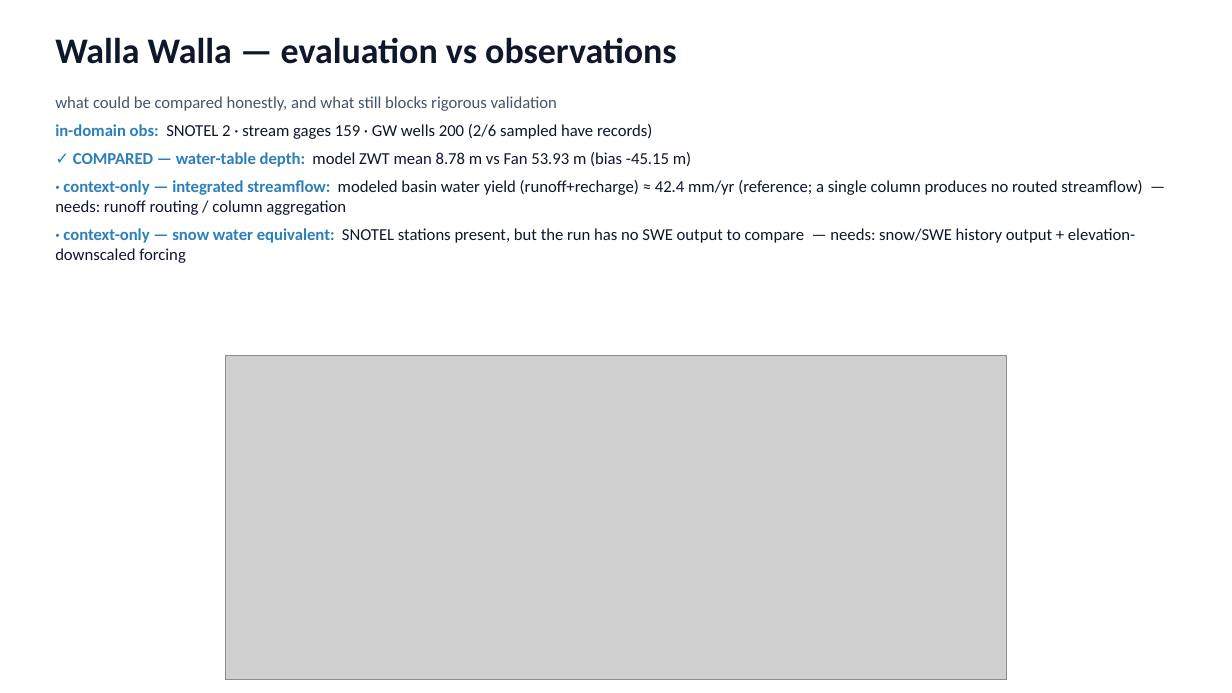
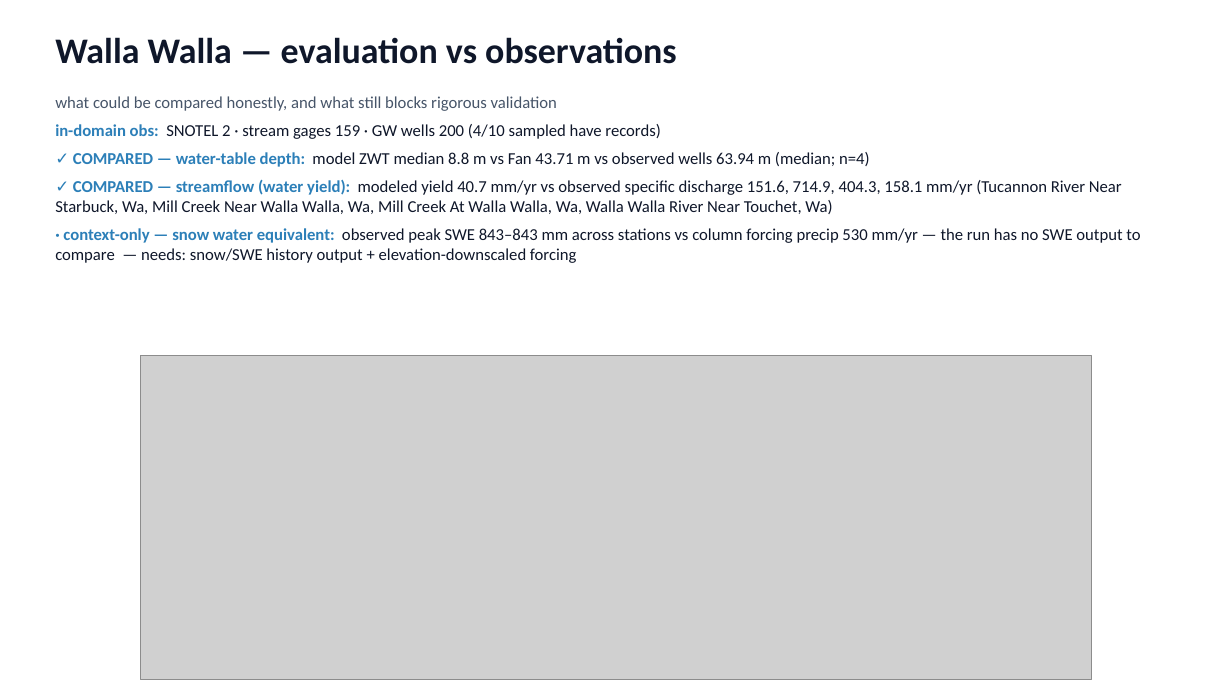
Before and after one commit to hoangtv1899/multi-agent-framework, a slide deck: slide 18 of docs/slides/story_20260702.pptx. Drawn at 1232x693 pixels with LibreOffice and Linux fonts; fonts in the diff are those of the drawing; grey boxes stand for pictures. Boxes give left, top, right and bottom in pixels: in the first picture for what was removed or moved away, otherwise in the second. Text is boxed around its words. In the diff, an @@ line names an element or a change of style, - is before the commit and + after.

```diff
--- a/docs/slides/story_20260702.pptx
+++ b/docs/slides/story_20260702.pptx
@@ text at [55, 124, 1140, 263]: text changed @@
-in-domain obs: SNOTEL 2 · stream gages 159 · GW wells 200 (2/6 sampled have records)
-✓ COMPARED — water-table depth: model ZWT mean 8.78 m vs Fan 53.93 m (bias -45.15 m)
-· context-only — integrated streamflow: modeled basin water yield (runoff+recharge) ≈ 42.4 mm/yr (reference; a single column produces no routed streamflow) — needs: runoff routing / column aggregation
-· context-only — snow water equivalent: SNOTEL stations present, but the run has no SWE output to compare — needs: snow/SWE history output + elevation-downscaled forcing
+in-domain obs: SNOTEL 2 · stream gages 159 · GW wells 200 (4/10 sampled have records)
+✓ COMPARED — water-table depth: model ZWT median 8.8 m vs Fan 43.71 m vs observed wells 63.94 m (median; n=4)
+✓ COMPARED — streamflow (water yield): modeled yield 40.7 mm/yr vs observed specific discharge 151.6, 714.9, 404.3, 158.1 mm/yr (Tucannon River Near Starbuck, Wa, Mill Creek Near Walla Walla, Wa, Mill Creek At Walla Walla, Wa, Walla Walla River Near Touchet, Wa)
+· context-only — snow water equivalent: observed peak SWE 843–843 mm across stations vs column forcing precip 530 mm/yr — the run has no SWE output to compare — needs: snow/SWE history output + elevation-downscaled forcing
@@ picture: place and size @@
-picture at [226, 356, 1006, 679]
+picture at [140, 356, 1092, 679]
```
Also in this commit, not shown: 2 other slides changed, 2 other files.
